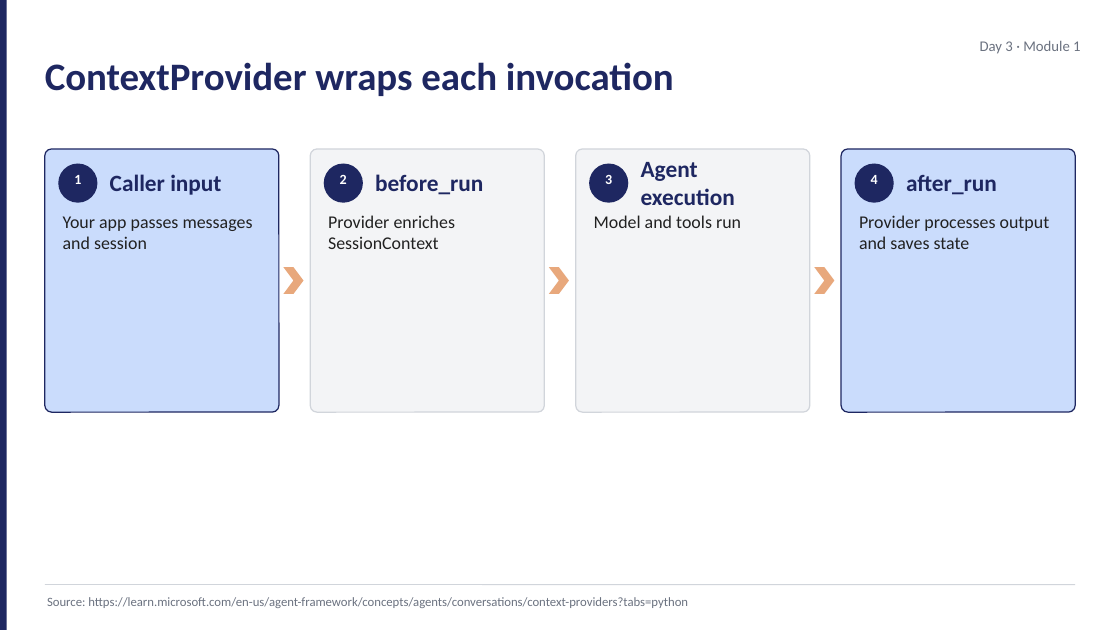
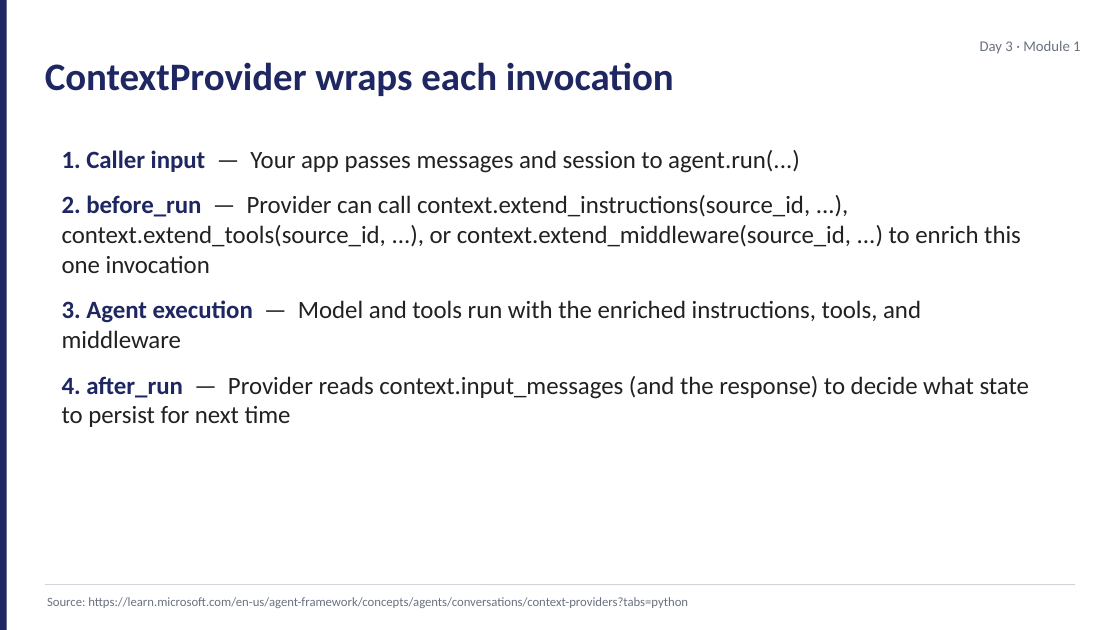
Before and after one commit to JimPiquant/Building-AI-Apps-and-Agents, a slide deck: slide 8 of decks/day3/module-1-sessions-state.pptx (slide 7 before the commit). Drawn at 1120x630 pixels with LibreOffice and Linux fonts; fonts in the diff are those of the drawing. Boxes give left, top, right and bottom in pixels: in the first picture for what was removed or moved away, otherwise in the second. Text is boxed around its words. In the diff, an @@ line names an element or a change of style, - is before the commit and + after.

```diff
--- a/decks/day3/module-1-sessions-state.pptx
+++ b/decks/day3/module-1-sessions-state.pptx
@@ rounded rectangle removed at <box>45,149,279,412</box> @@
@@ rounded rectangle removed at <box>310,149,544,412</box> @@
@@ rounded rectangle removed at <box>576,149,810,412</box> @@
@@ rounded rectangle removed at <box>841,149,1075,412</box> @@
@@ ellipse removed at <box>58,164,97,203</box> @@
@@ text added at <box>62,150,1029,427</box>, 16 pt, text #212121 @@
+• 1. Caller input — Your app passes messages and session to agent.run(...)
+• 2. before_run — Provider can call context.extend_instructions(source_id, ...), context.extend_tools(source_id, ...), or context.extend_middleware(source_id, ...) to enrich this one invocation
+• 3. Agent execution — Model and tools run with the enriched instructions, tools, and middleware
+• 4. after_run — Provider reads context.input_messages (and the response) to decide what state to persist for next time
@@ text removed at <box>74,175,81,184</box> @@
-1
@@ text removed at <box>110,174,221,195</box> @@
-Caller input
@@ ellipse removed at <box>324,164,363,203</box> @@
@@ text removed at <box>340,175,347,184</box> @@
-2
@@ text removed at <box>375,174,483,195</box> @@
-before_run
@@ ellipse removed at <box>589,164,628,203</box> @@
@@ text removed at <box>605,175,612,184</box> @@
-3
@@ text removed at <box>641,162,735,205</box> @@
-Agent execution
@@ ellipse removed at <box>855,164,894,203</box> @@
@@ text removed at <box>871,175,878,184</box> @@
-4
@@ text removed at <box>906,175,997,195</box> @@
-after_run
@@ text removed at <box>63,216,253,249</box> @@
-Your app passes messages and session
@@ text removed at <box>328,215,456,249</box> @@
-Provider enriches SessionContext
@@ text removed at <box>594,215,741,228</box> @@
-Model and tools run
@@ text removed at <box>859,215,1050,249</box> @@
-Provider processes output and saves state
@@ chevron removed at <box>283,267,304,293</box> @@
@@ chevron removed at <box>549,267,569,293</box> @@
@@ chevron removed at <box>814,267,834,293</box> @@
```
Also in this commit, not shown: 5 other slides changed, 5 slides added, 4 slides removed, 28 other files.
